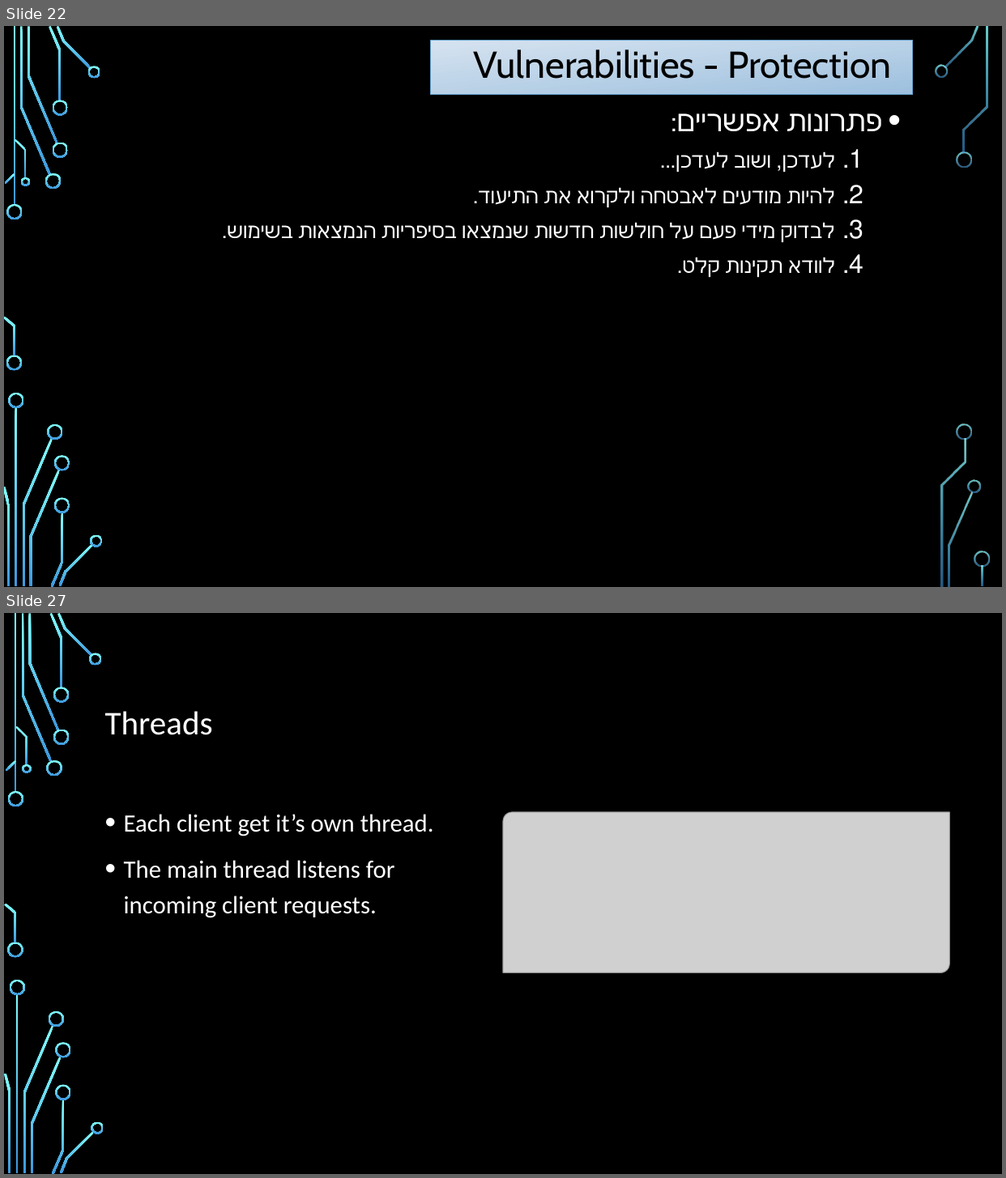
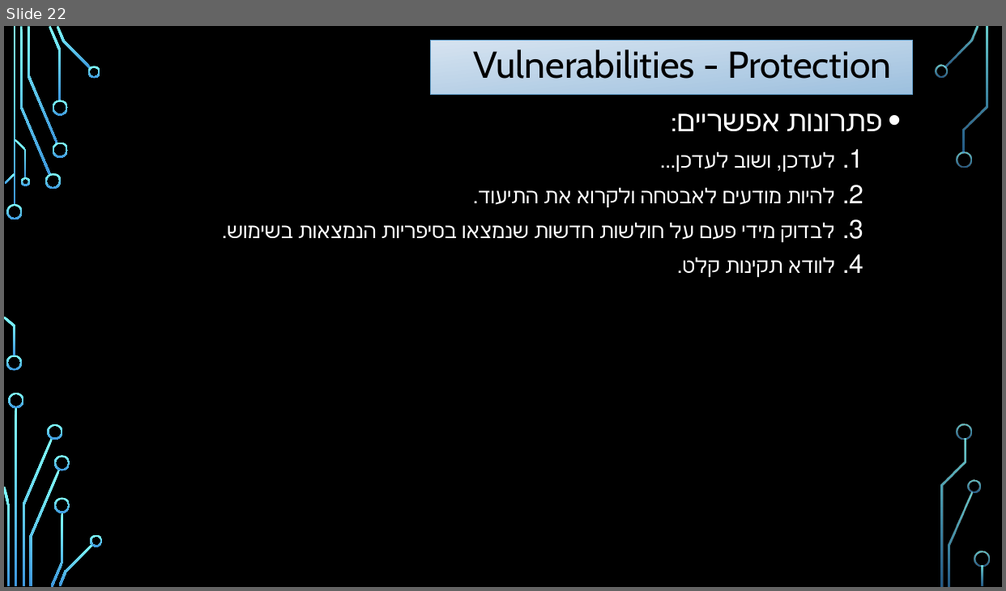
Before and after one commit to amit-sides/Seminar, a slide deck: Lecture/Lecture.pptx. Shown one above the other, each under a label of ours: slides 22 and 27 before the commit, slide 22 after it; the slides between them are not shown. The pictures are 1006x1178 and 1006x591 pixels, drawn with LibreOffice and Linux fonts; fonts in the diff are those of the drawing; grey boxes stand for pictures; background and template pictures are left out. Boxes give left, top, right and bottom in pixels: in the first picture for what was removed or moved away, otherwise in the second. Text is boxed around its words. In the diff, an @@ line names an element or a change of style, - is before the commit and + after.

```diff
--- a/Lecture/Lecture.pptx
+++ b/Lecture/Lecture.pptx
@@ slide 27 removed at box(4, 613, 1002, 1174), background picture (left out); not listed: 17 template elements that a slide beside it also shows @@
@@ rectangle removed at box(4, 613, 1002, 1174) @@
@@ title removed at box(105, 711, 213, 735) @@
-Threads
@@ text removed at box(124, 814, 434, 918) @@
-• Each client get it’s own thread.
-• The main thread listens for incoming client requests.
@@ picture removed at box(503, 812, 950, 973) @@
@@ group removed at box(4, 613, 104, 1174): 24 freeform shapes, 2 rectangles @@
```
Also in this commit, not shown: 7 slides added, 17 other slides removed.
